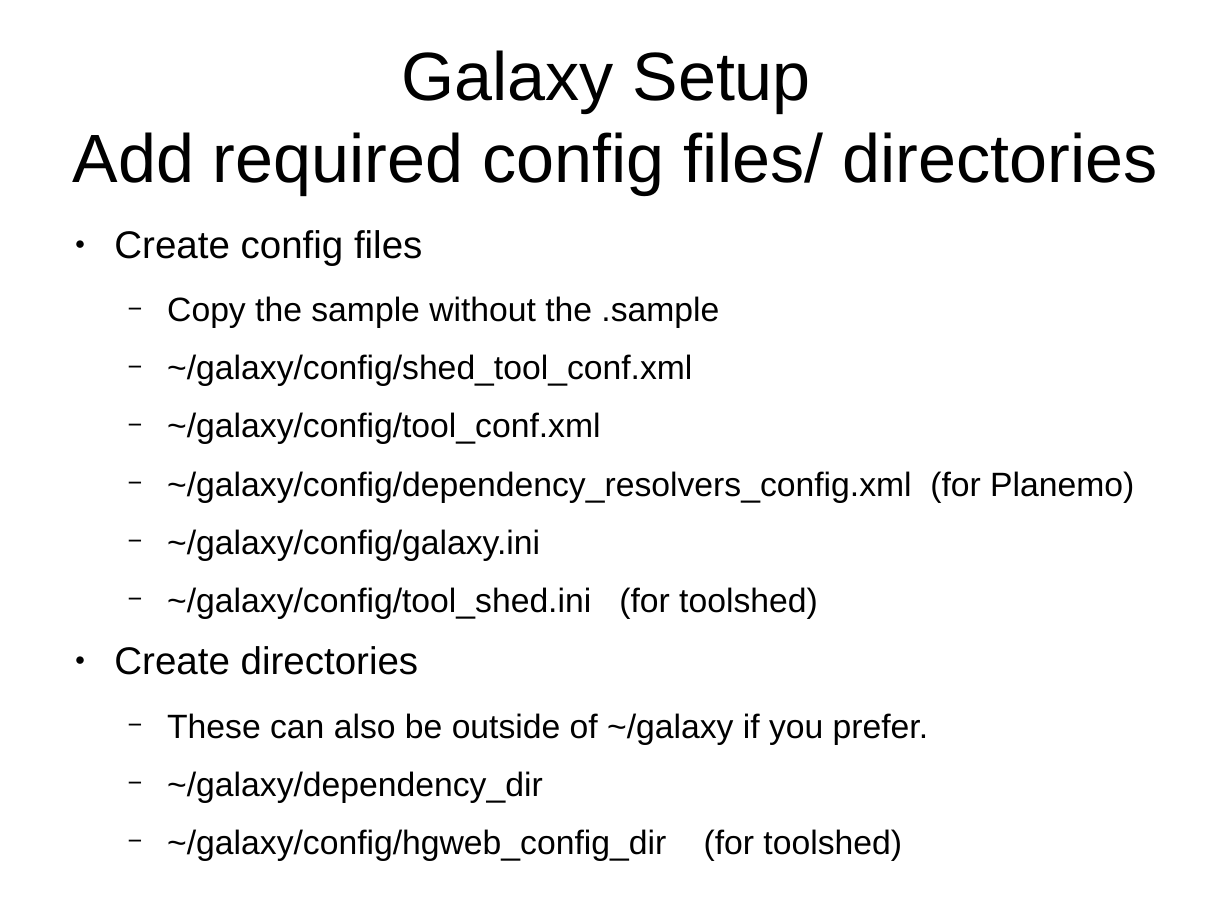
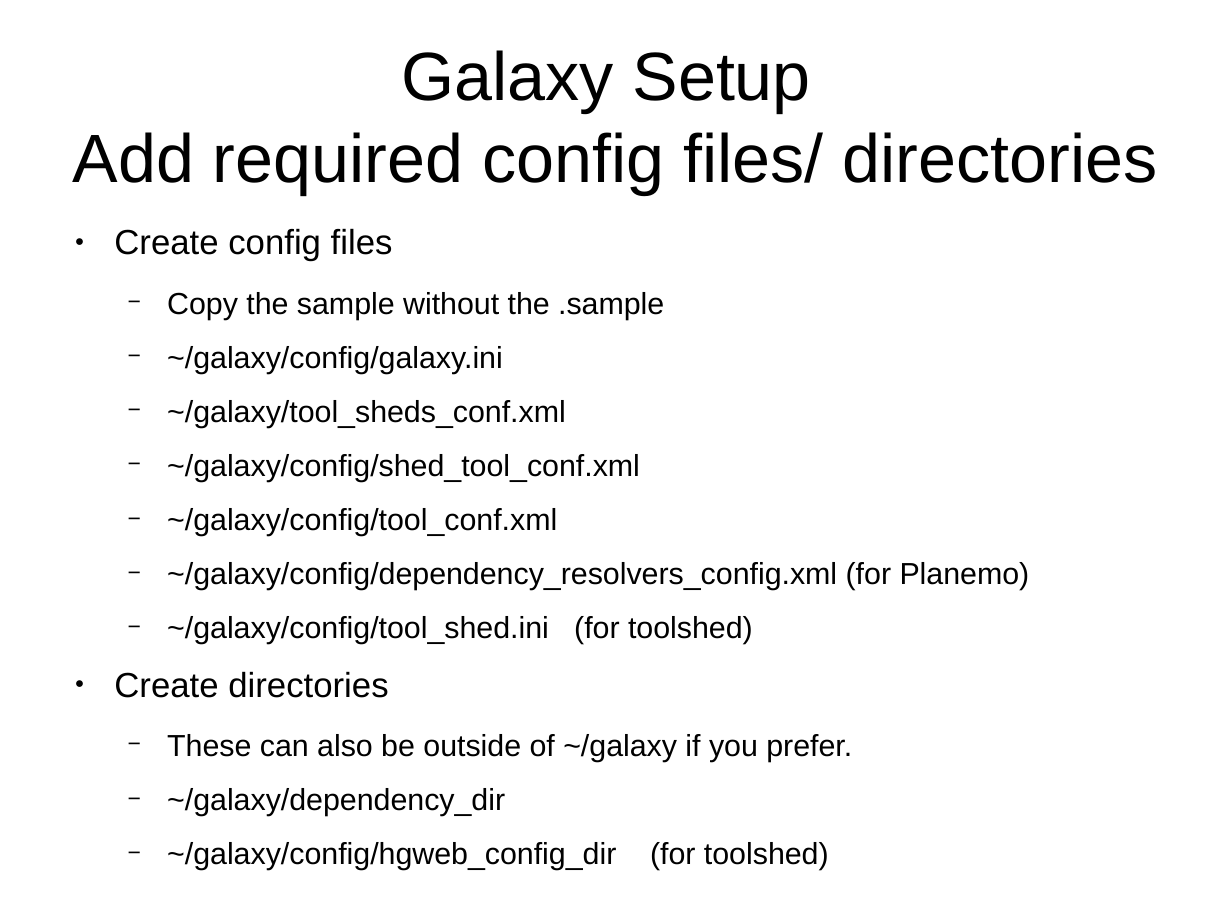
Before and after one commit to Christian-B/galaxy_tutorial, a slide deck: slide 7 of galaxy_setup.odp. Drawn at 1232x924 pixels with LibreOffice and Linux fonts; fonts in the diff are those of the drawing. Boxes give left, top, right and bottom in pixels: in the first picture for what was removed or moved away, otherwise in the second. Text is boxed around its words. In the diff, an @@ line names an element or a change of style, - is before the commit and + after.

Commit message:
Minor fixes

```diff
--- a/galaxy_setup.odp
+++ b/galaxy_setup.odp
@@ text at (x1=114, y1=228, x2=1030, y2=870): size 24.8 to 22.4 pt in "Create config files", "Create directories"; size 21.7 to 19.6 pt in "Copy the sample without the .sample", "~/galaxy/config/shed_tool_conf.xml", "~/galaxy/config/tool_conf.xml", "~/galaxy/config/dependency_resolvers_config.xml (for Planemo ..." and 4 more places @@
@@ text at (x1=167, y1=346, x2=566, y2=428): paragraphs added @@
+  − ~/galaxy/config/galaxy.ini
+  − ~/galaxy/tool_sheds_conf.xml
@@ text at (x1=167, y1=529, x2=540, y2=561): paragraph removed @@
-  − ~/galaxy/config/galaxy.ini
```
Also in this commit, not shown: 1 other slide changed.
